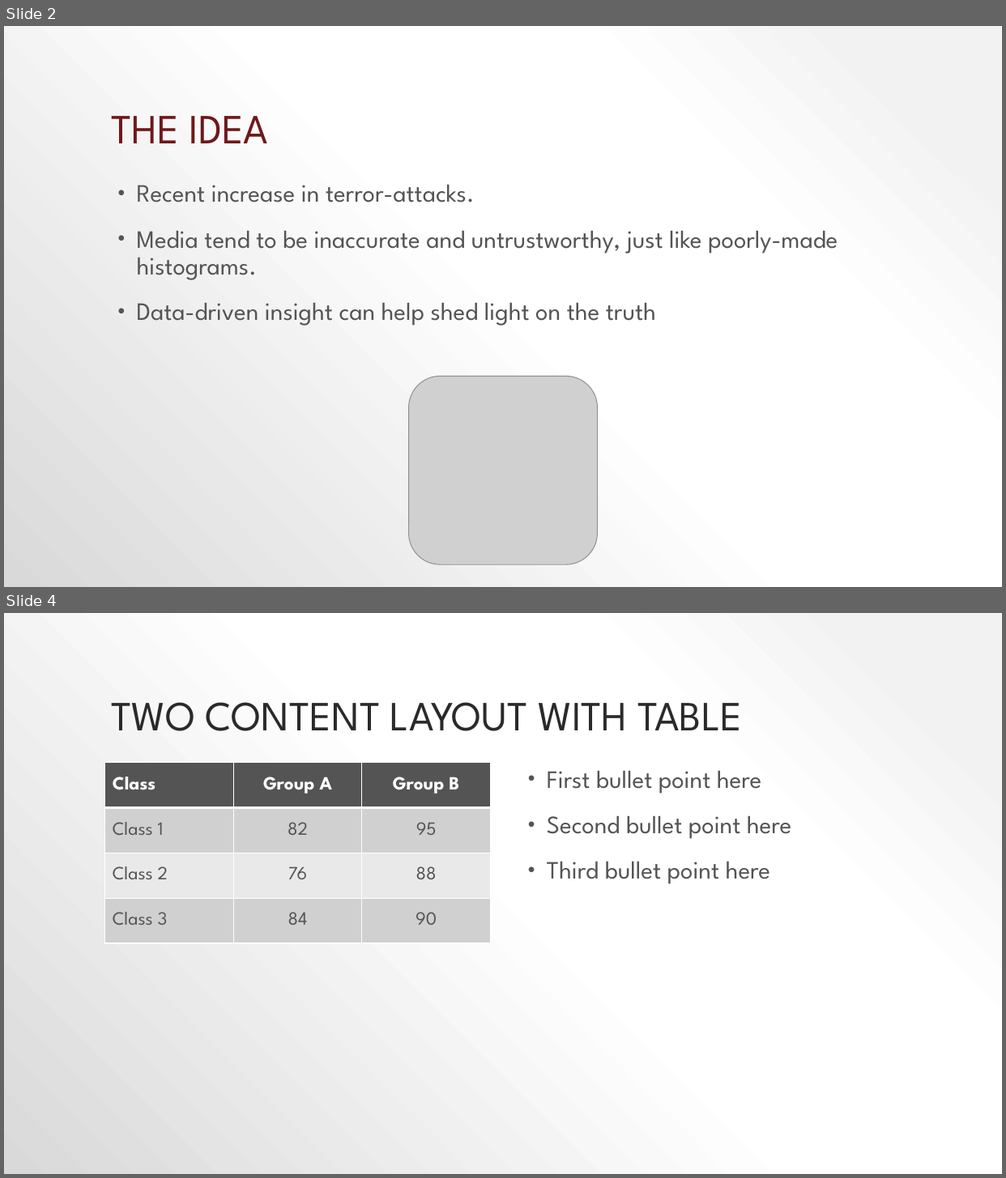
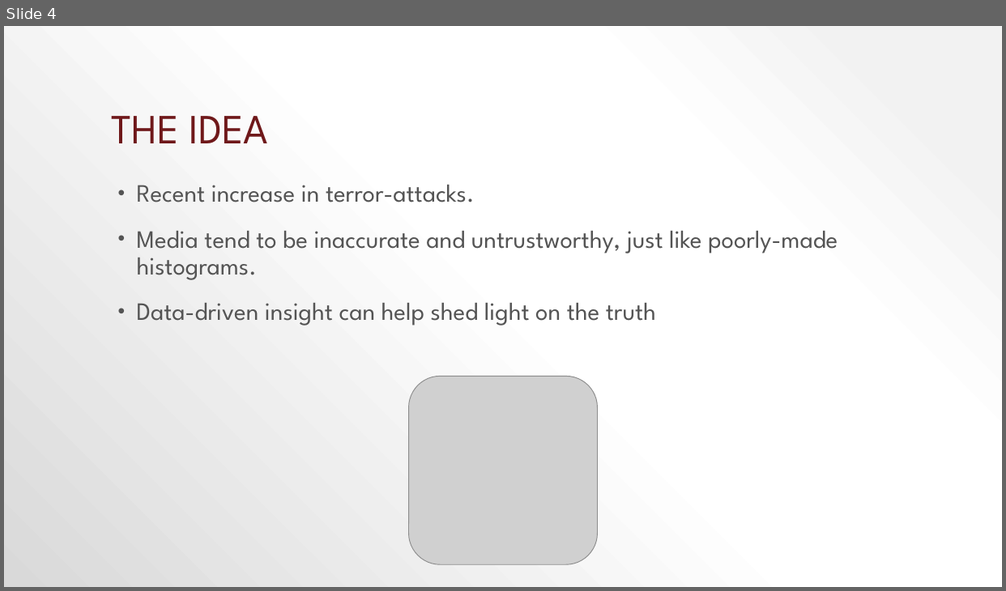
Before and after one commit to Senbyo/socialDataCourse, a slide deck: Final_Project/Terrorism in europe.pptx. Shown one above the other, each under a label of ours: slides 2 and 4 before the commit, slide 4 after it; the slides between them are not shown. The pictures are 1006x1178 and 1006x591 pixels, drawn with LibreOffice and Linux fonts; fonts in the diff are those of the drawing; grey boxes stand for pictures. Boxes give left, top, right and bottom in pixels: in the first picture for what was removed or moved away, otherwise in the second. Text is boxed around its words. In the diff, an @@ line names an element or a change of style, - is before the commit and + after.

```diff
--- a/Final_Project/Terrorism in europe.pptx
+++ b/Final_Project/Terrorism in europe.pptx
@@ slide 4 removed at (4,613,1002,1174), background gradient #F2F2F2 to #FFFFFF to #D9D9D9 @@
@@ title removed at (111,702,742,731) @@
-TWO CONTENT LAYOUT WITH TABLE
@@ table removed at (105,763,492,944), 4 rows, 3 columns @@
-Class | Group A | Group B
-Class 1 | 82 | 95
-Class 2 | 76 | 88
-Class 3 | 84 | 90
@@ text removed at (547,771,791,884) @@
-• First bullet point here
-• Second bullet point here
-• Third bullet point here
@@ what was slide 2 is now slide 4 @@
```
Also in this commit, not shown: 1 slide changed, 23 slides added, 8 other slides removed, 1 other file.
